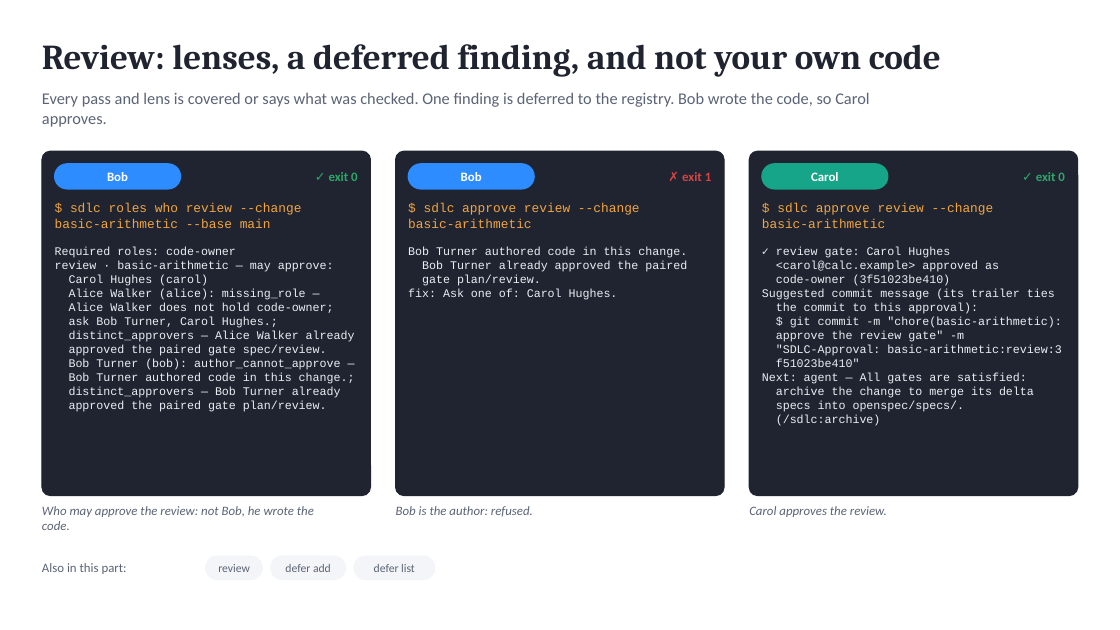
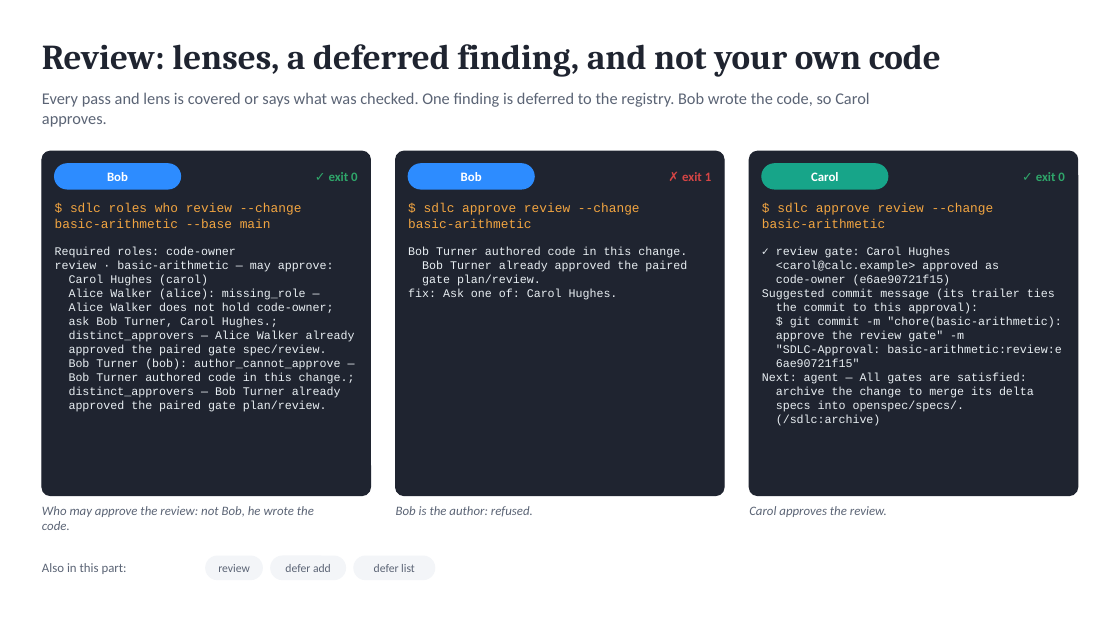
Before and after one commit to marin-ai-tech/sdlc, a slide deck: slide 12 of docs/demo/sdlc-calculator-demo.en.pptx. Drawn at 1120x630 pixels with LibreOffice and Linux fonts; fonts in the diff are those of the drawing. Boxes give left, top, right and bottom in pixels: in the first picture for what was removed or moved away, otherwise in the second. Text is boxed around its words. In the diff, an @@ line names an element or a change of style, - is before the commit and + after.

Commit message:
feat: settings changes by proposal: propose, show, apply (0.23.0)
The process files are protected, so an agent could only describe a settings change and a person retyped it by hand,
unchecked. A proposal makes it a reviewed, recorded decision.

- sdlc config propose --set <key>=<value> --reason (or --file, --target roles) validates the result with the CLI's
  parser and stores it against the file as it is; the file does not change. Agents may propose.
- sdlc config show lists proposals or shows the diff, the validation and the warnings when a proposal weakens the
  process.
- sdlc config apply and dismiss are a person's decisions (a maintainer with roles.yaml); a weakening needs --yes, and a
  proposal made before the file changed is stale.
- The sdlc-config workflow proposes and explains; the health and adoption workflows use it.
- A shorter README; the CLI and file reference moved to the guide.

```diff
--- a/docs/demo/sdlc-calculator-demo.en.pptx
+++ b/docs/demo/sdlc-calculator-demo.en.pptx
@@ text at (776, 275, 951, 286): text changed @@
-code-owner (3f51023be410)
+code-owner (e6ae90721f15)
@@ text at (776, 345, 1061, 367): text changed @@
-"SDLC-Approval: basic-arithmetic:review:3
-f51023be410"
+"SDLC-Approval: basic-arithmetic:review:e
+6ae90721f15"
```
Also in this commit, not shown: 6 other slides changed, 54 other files.
